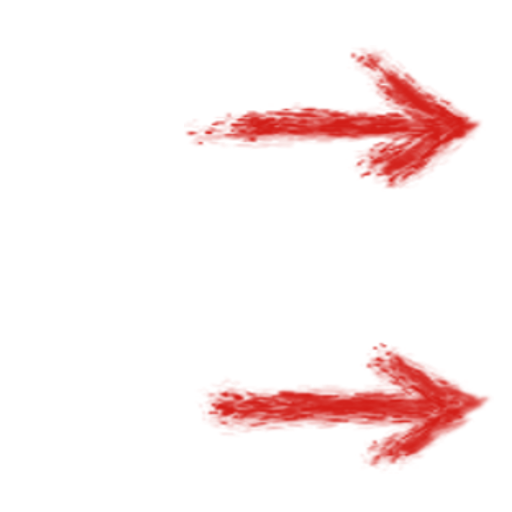
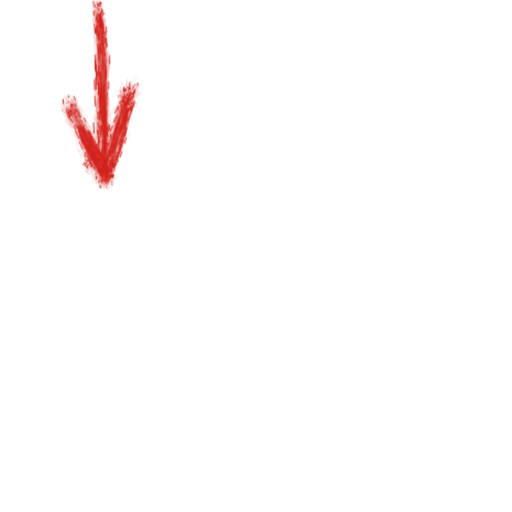
Before/after of a 512×512 layered artwork. What changed in the layer stack:
added layer "Copy of active south" above "active east" over [59, 0, 192, 192]
hid "active east", painted on it over [59, 0, 494, 473]